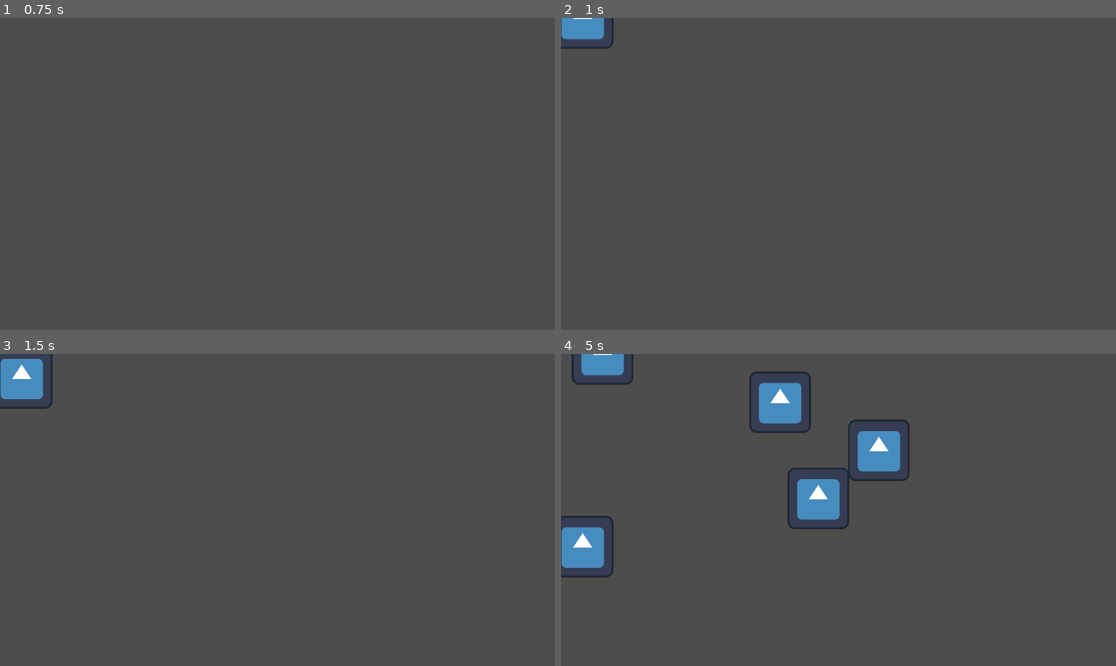
Above: before the commit, frames 1-4 (two rows, left to right).
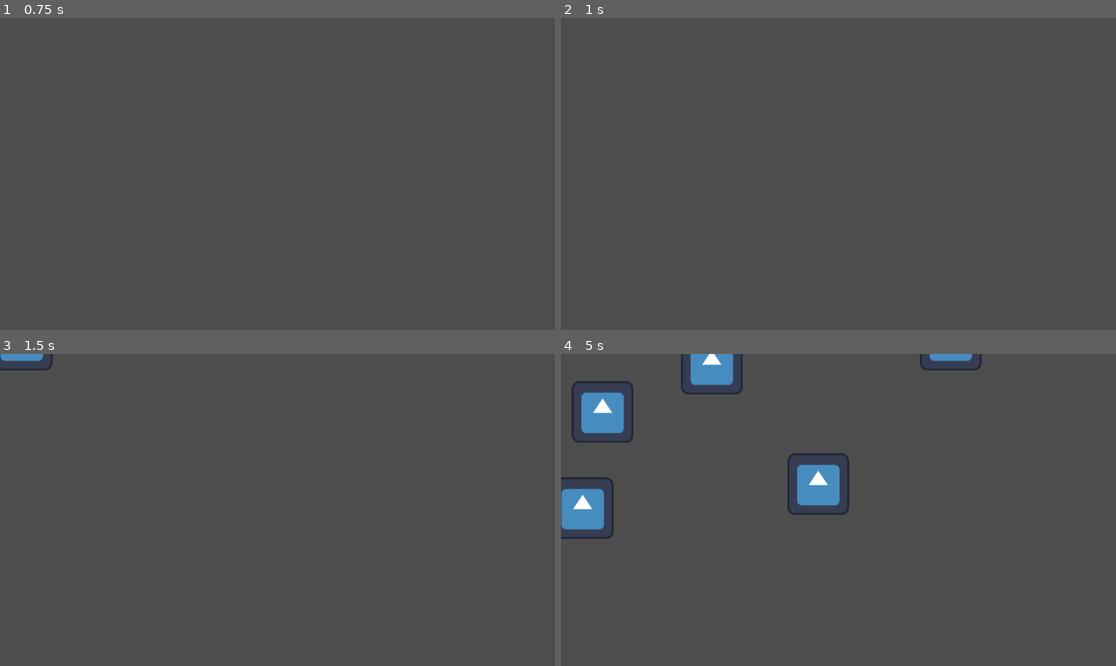
Above: after the commit, the same moments.

Repository: Madhavaprasath23/GGJ25
Game: Godot game, scene res://src/Generation/Mainscene.tscn
Same seed, same stepped clock (60 frames per second), same inputs: the game is played once before the commit and once after it. The project has no main scene, so this scene is started directly. The engine's default icon, where the game draws it, is replaced by a stand-in: a white triangle on a blue panel in a dark square.
Inputs:
- Up to frame 1 (0.75 s): tap Enter at 0.5 s; hold Right (move_right) from 0.53 s (still down)
- Up to frame 2 (1 s): keep holding Right (move_right)
- Up to frame 3 (1.5 s): release Right (move_right) at 1.28 s; hold S (move_down) from 1.28 s (still down)
- Up to frame 4 (5 s): release S (move_down) at 2.03 s; hold Right (move_right) 2.03-2.78 s; hold W (move_up) 2.78-3.53 s; hold Left (move_left) from 3.53 s (still down)

Frame 1 is identical in both runs. In frame 2, 0.6% of the frame differs, in the area x 0-10%, y 0-10%; in frame 3, 1.2%; in frame 4, 9.0%, in the area x 0-76%, y 0-72%.

Commit message:
Generation Init code

Diff:
--- a/project.godot
+++ b/project.godot
@@ -14,9 +14,9 @@
 config/features=PackedStringArray("4.3", "Forward Plus")
 config/icon="res://icon.svg"
 
-[display]
+[global_group]
 
-window/size/mode=3
+Level=""
 
 [input]
 
--- a/src/Generation/Mainscene.tscn
+++ b/src/Generation/Mainscene.tscn
@@ -3,13 +3,15 @@
 [ext_resource type="Script" path="res://src/Generation/mainscene.gd" id="1_j5pp3"]
 [ext_resource type="PackedScene" uid="uid://cxumo38shbhyd" path="res://src/Interactables/Interactables.tscn" id="2_846q8"]
 
-[node name="Level" type="Node2D"]
+[node name="Level" type="Node2D" groups=["Level"]]
 script = ExtResource("1_j5pp3")
 scene = ExtResource("2_846q8")
 
 [node name="Spwaner" type="Node2D" parent="."]
+position = Vector2(0, -64)
 
 [node name="Timer" type="Timer" parent="."]
+wait_time = 0.5
 autostart = true
 
 [connection signal="timeout" from="Timer" to="." method="_on_timer_timeout"]
--- a/src/Generation/mainscene.gd
+++ b/src/Generation/mainscene.gd
@@ -5,7 +5,8 @@
 @onready var spwaner = $Spwaner
 
 @export var scene :PackedScene= null
-
+var last_spwan_position = null
+var object_positions = []
 
 # Called when the node enters the scene tree for the first time.
 func _ready() -> void:
@@ -24,12 +25,30 @@
 
 func create_child():
 	var new_scene = scene.instantiate()
-	new_scene.global_position = assign_pos(spwaner.global_position)
+	last_spwan_position = assign_pos(spwaner.global_position)
+	new_scene.global_position = last_spwan_position
+	await get_tree().physics_frame
+	var overlapping_area = new_scene.get_overlapping_areas()
 	spwaner.add_child(
-		new_scene
+			new_scene
 	)
+	await get_tree().physics_frame
+	overlapping_area = new_scene.get_overlapping_areas()
+	object_positions.append(new_scene)
+	if len(overlapping_area)>0:
+		remove_from_position(object_positions)
+		new_scene.queue_free()
 
 func assign_pos(pos)->Vector2:
 	randomize()
-	var vec_x = randf_range(0,get_viewport_rect().size.x)
-	return Vector2(vec_x,pos.y)
+
+	if len(object_positions)>1:
+		var current_position = randf_range(0,get_viewport_rect().size.x)
+		while last_spwan_position.distance_to(Vector2(current_position,pos.y)) < 64:
+			current_position = randf_range(0,get_viewport_rect().size.x)
+		return Vector2(current_position,pos.y)
+	else:
+		return Vector2(randf_range(0,get_viewport_rect().size.x),pos.y)
+
+func remove_from_position(object):
+	object_positions.erase(object)
--- a/src/Interactables/Interactables.tscn
+++ b/src/Interactables/Interactables.tscn
@@ -6,7 +6,7 @@
 [sub_resource type="RectangleShape2D" id="RectangleShape2D_0d751"]
 size = Vector2(128, 128)
 
-[node name="Interactables" type="Area2D"]
+[node name="Interactables" type="Area2D" groups=["Interactables"]]
 script = ExtResource("1_ypuj8")
 Gravity = 100
 
@@ -15,3 +15,10 @@
 
 [node name="CollisionShape2D" type="CollisionShape2D" parent="."]
 shape = SubResource("RectangleShape2D_0d751")
+
+[node name="VisibleOnScreenNotifier2D" type="VisibleOnScreenNotifier2D" parent="."]
+position = Vector2(-1.90735e-06, -1.90735e-06)
+scale = Vector2(6.4, 6.4)
+
+[connection signal="screen_entered" from="VisibleOnScreenNotifier2D" to="." method="_on_visible_on_screen_notifier_2d_screen_entered"]
+[connection signal="screen_exited" from="VisibleOnScreenNotifier2D" to="." method="_on_visible_on_screen_notifier_2d_screen_exited"]
--- a/src/Interactables/interactables.gd
+++ b/src/Interactables/interactables.gd
@@ -1,15 +1,23 @@
 extends Area2D
 
 @export var Gravity :int= 10
+@onready var Level = get_tree().get_nodes_in_group("Level")[0]
+
 # Called when the node enters the scene tree for the first time.
 func _ready() -> void:
 	pass # Replace with function body.
 
 
-# Called every frame. 'delta' is the elapsed time since the previous frame.
-func _process(delta: float) -> void:
-	pass
 
 
 func _physics_process(delta: float) -> void:
 	global_position.y+= Gravity*delta
+
+
+func _on_visible_on_screen_notifier_2d_screen_exited() -> void:
+	Level.remove_from_position(self)
+	queue_free()
+
+
+func _on_visible_on_screen_notifier_2d_screen_entered() -> void:
+	pass # Replace with function body.
--- a/Player/player.tscn
+++ b/src/Player/player.tscn
@@ -1,7 +1,7 @@
 [gd_scene load_steps=4 format=3 uid="uid://bxlm4kb3dgqmj"]
 
-[ext_resource type="Script" path="res://Player/player.gd" id="1_kycs5"]
-[ext_resource type="Script" path="res://Player/sprite_2d.gd" id="2_rt1lx"]
+[ext_resource type="Script" path="res://src/Player/player.gd" id="1_kycs5"]
+[ext_resource type="Script" path="res://src/Player/sprite_2d.gd" id="2_rt1lx"]
 
 [sub_resource type="CircleShape2D" id="CircleShape2D_shg0r"]
 radius = 55.0
Renamed: Player/player.gd -> src/Player/player.gd
Renamed: Player/sprite_2d.gd -> src/Player/sprite_2d.gd
